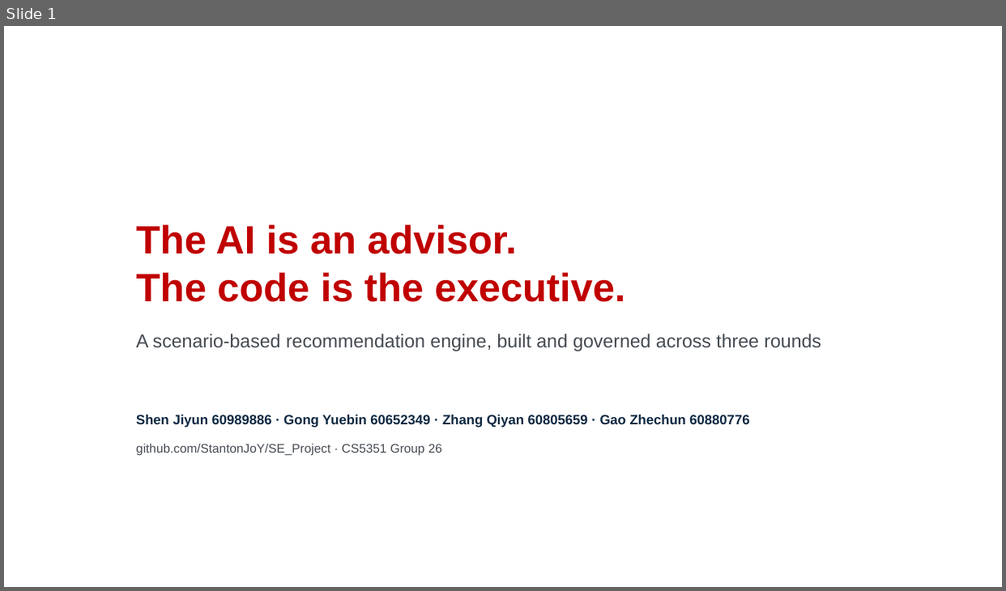
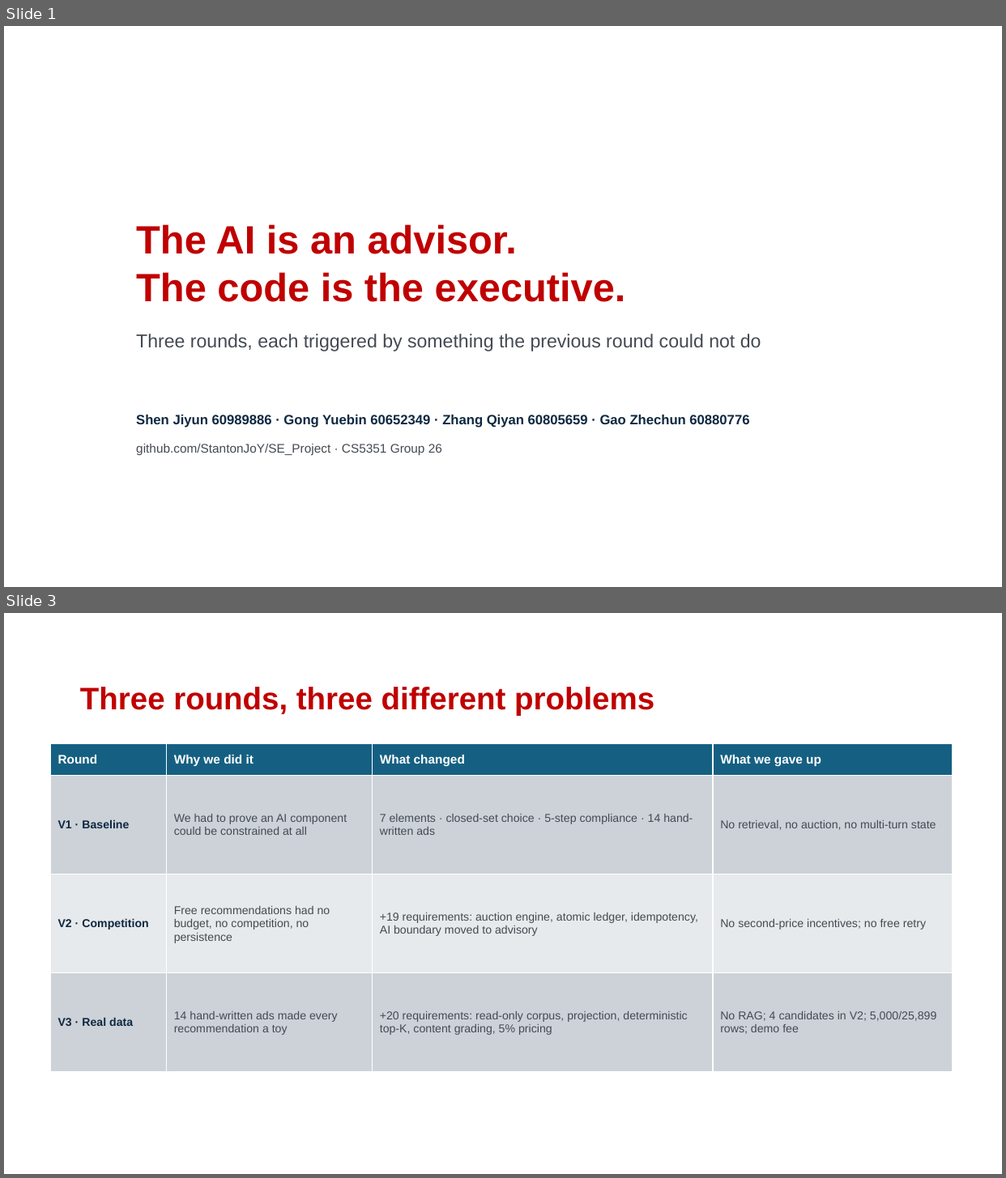
Before and after one commit to StantonJoY/SE_Project, a slide deck: docs/presentation/CS5351_Group26_Presentation.pptx. Shown one above the other, each under a label of ours: slide 1 before the commit, slides 1 and 3 after it; the slides between them are not shown. The pictures are 1006x591 and 1006x1178 pixels, drawn with LibreOffice and Linux fonts; fonts in the diff are those of the drawing; background and template pictures are left out. Boxes give left, top, right and bottom in pixels: in the first picture for what was removed or moved away, otherwise in the second. Text is boxed around its words. In the diff, an @@ line names an element or a change of style, - is before the commit and + after.

```diff
--- a/docs/presentation/CS5351_Group26_Presentation.pptx
+++ b/docs/presentation/CS5351_Group26_Presentation.pptx
@@ slide 3 added at box(4, 613, 1002, 1174), background picture (left out) @@
@@ title added at box(80, 687, 654, 715), 30 pt, text #C00000, bold @@
+Three rounds, three different problems
@@ table added at box(50, 744, 953, 1072), 4 rows, 4 columns @@
+Round | Why we did it | What changed | What we gave up
+V1 · Baseline | We had to prove an AI component could be constrained at all | 7 elements · closed-set choice · 5-step compliance · 14 hand-written ads | No retrieval, no auction, no multi-turn state
+V2 · Competition | Free recommendations had no budget, no competition, no persistence | +19 requirements: auction engine, atomic ledger, idempotency, AI boundary moved to advisory | No second-price incentives; no free retry
+V3 · Real data | 14 hand-written ads made every recommendation a toy | +20 requirements: read-only corpus, projection, deterministic top-K, content grading, 5% pricing | No RAG; 4 candidates in V2; 5,000/25,899 rows; demo fee
@@ slide 1 changed as well @@
@@ subtitle at box(136, 334, 761, 352): text changed @@
-A scenario-based recommendation engine, built and governed across three rounds
+Three rounds, each triggered by something the previous round could not do
```
Also in this commit, not shown: 12 other slides changed, 3 other slides added, 2 slides removed, 2 other files.
